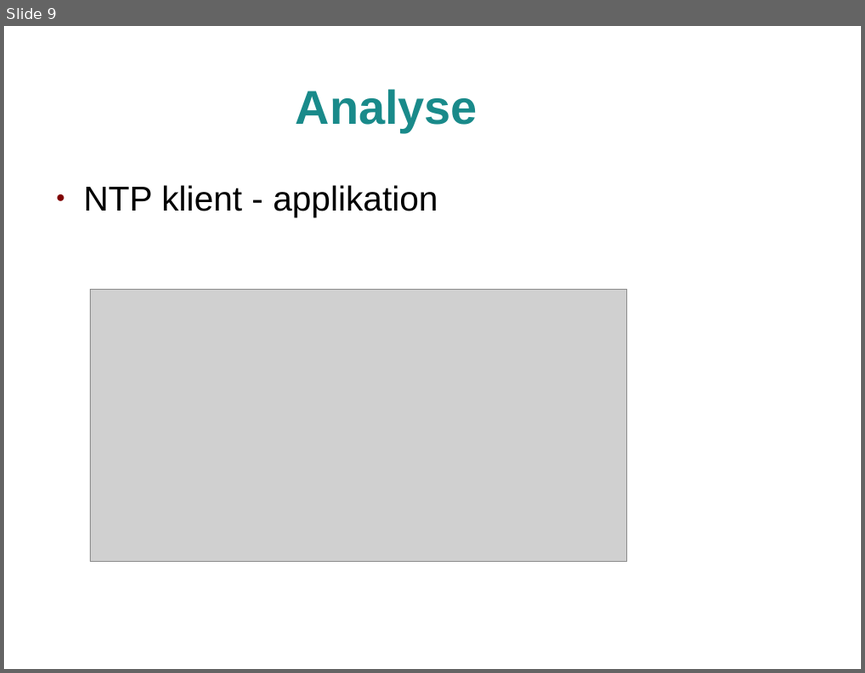
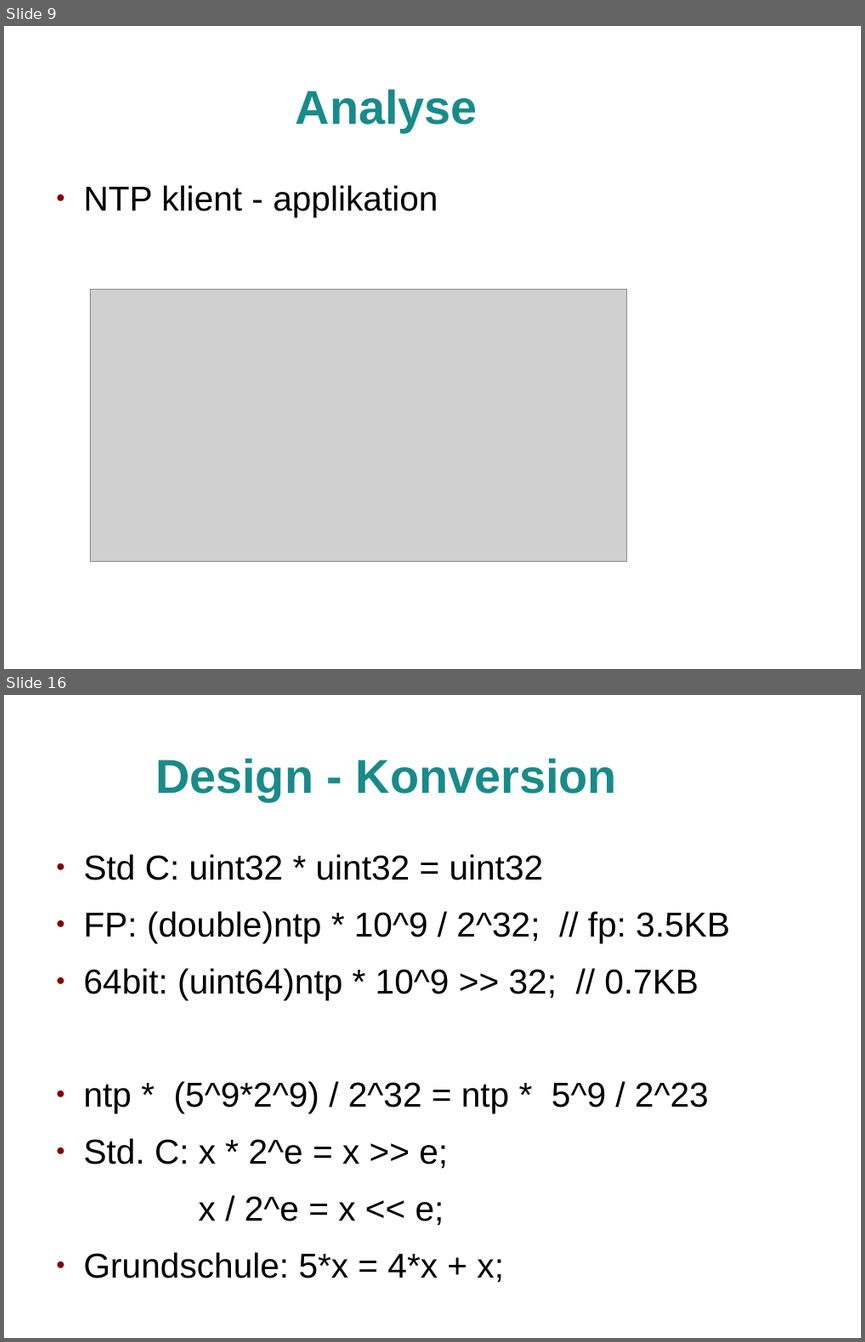
Before and after one commit to jlusticky/Bachelor-thesis, a slide deck: kolloquium/kolloquium.odp. Shown one above the other, each under a label of ours: slide 9 before the commit, slides 9 and 16 after it; the slides between them are not shown. The pictures are 865x673 and 865x1342 pixels, drawn with LibreOffice and Linux fonts; fonts in the diff are those of the drawing; grey boxes stand for pictures; background and template pictures are left out. Boxes give left, top, right and bottom in pixels: in the first picture for what was removed or moved away, otherwise in the second. Text is boxed around its words. In the diff, an @@ line names an element or a change of style, - is before the commit and + after.

```diff
--- a/kolloquium/kolloquium.odp
+++ b/kolloquium/kolloquium.odp
@@ slide 16 added at [4, 695, 861, 1338], background picture (left out) @@
@@ title added at [155, 758, 617, 801], 44 pt, text #198A8A, bold @@
+Design - Konversion
@@ text added at [84, 854, 730, 1282], 32 pt, text #000000 @@
+● Std C: uint32 * uint32 = uint32
+● FP: (double)ntp * 10^9 / 2^32; // fp: 3.5KB
+● 64bit: (uint64)ntp * 10^9 >> 32; // 0.7KB
+● ntp * (5^9*2^9) / 2^32 = ntp * 5^9 / 2^23
+● Std. C: x * 2^e = x >> e;
+x / 2^e = x << e;
+● Grundschule: 5*x = 4*x + x;
```
Also in this commit, not shown: 3 slides changed, 4 other slides added, 9 other files.
